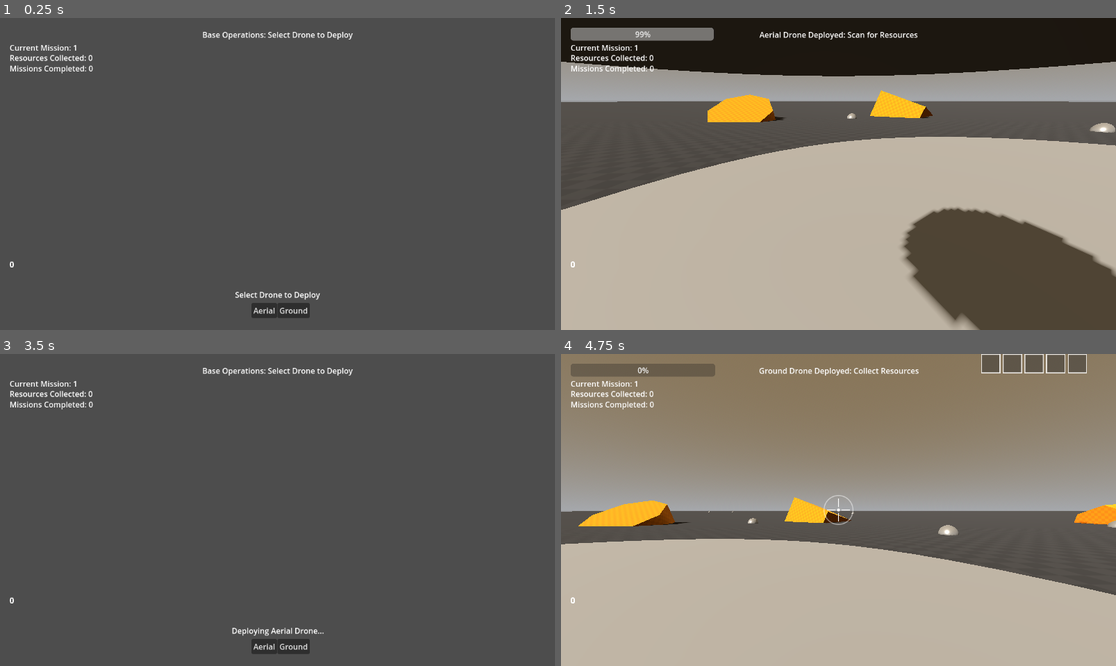
Above: before the commit, frames 1-4 (two rows, left to right).
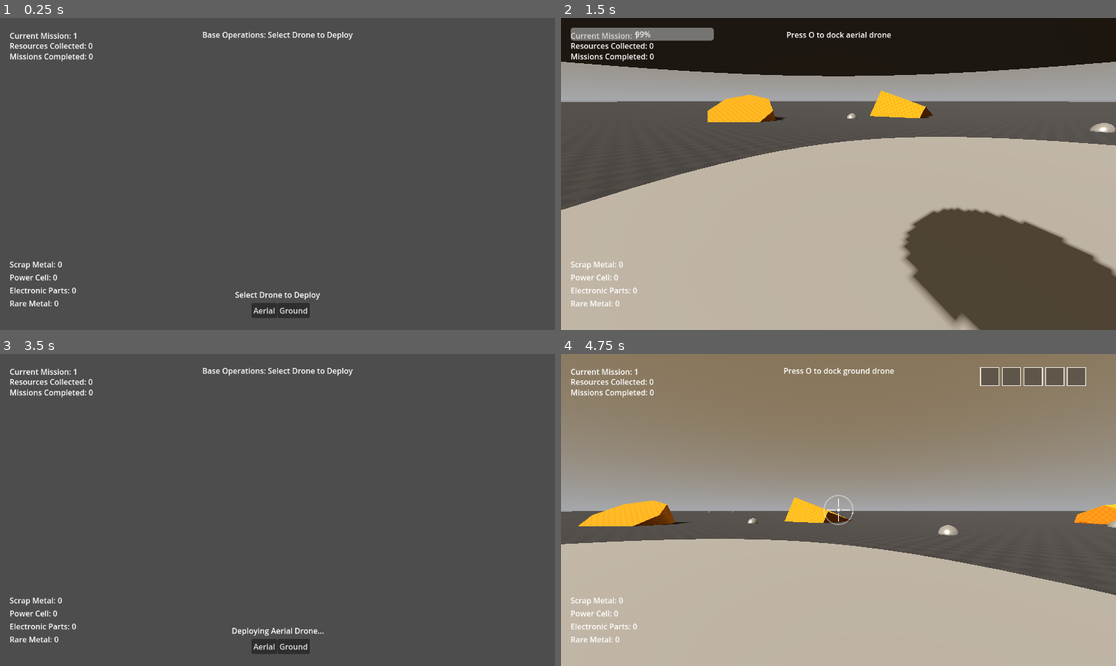
Above: after the commit, the same moments.

Repository: Triysle/drones
Game: Godot game, scene res://scenes/Main.tscn
Two runs of this game, one before a commit and one after it. Both use one fixed random seed, a clock stepped at 60 frames per second and the inputs below.
Inputs (mouse positions are in pixels of both pictures, inside the frame that each line leads up to):
- Up to frame 1 (0.25 s): no input
- Up to frame 2 (1.5 s): click "Aerial" at 0.5 s; tap O (dock) at 1.25, 1.35 s; move the mouse to (866, 174) at 1.27 s; hold W (move_forward) from 1.28 s (still down); click (866, 174) at 1.42 s
- Up to frame 3 (3.5 s): keep holding W (move_forward); tap O (dock) at 2, 2.3, 2.75, 2.85 s; move the mouse to (249, 510) at 2.02 s; tap Shift (ascend) at 2.1 s; move the mouse to (288, 503) at 2.77 s
- Up to frame 4 (4.75 s): move the mouse to (810, 572) at 3.52 s; tap R (recall_drone) at 3.6 s; click (810, 572) at 3.67 s; tap O (dock) at 3.8 s; release W (move_forward) at 4.25 s; click "Ground" at 4.25 s

The runs differ from the first frame. In frame 1, 1.1% of the frame differs, in the area x 1-17%, y 4-93%; in frame 2, 1.3%; in frame 3, 1.1%; in frame 4, 3.8%, in the area x 1-95%, y 0-93%.

Commit message:
0.0.19
docking fixes

Diff:
--- a/scenes/BaseStation.tscn
+++ b/scenes/BaseStation.tscn
@@ -54,25 +54,22 @@
 offset_right = 40.0
 offset_bottom = 40.0
 
-[node name="ScrapMetalCount" type="Label" parent="CanvasLayer/ResourceDisplay/ResourceCounts"]
+[node name="VBoxContainer" type="VBoxContainer" parent="CanvasLayer/ResourceDisplay/ResourceCounts"]
 layout_mode = 0
 offset_right = 40.0
-offset_bottom = 23.0
+offset_bottom = 40.0
 
-[node name="PowerCellCount" type="Label" parent="CanvasLayer/ResourceDisplay/ResourceCounts"]
-layout_mode = 0
-offset_right = 40.0
-offset_bottom = 23.0
+[node name="ScrapMetalCount" type="Label" parent="CanvasLayer/ResourceDisplay/ResourceCounts/VBoxContainer"]
+layout_mode = 2
 
-[node name="ElectronicPartsCount" type="Label" parent="CanvasLayer/ResourceDisplay/ResourceCounts"]
-layout_mode = 0
-offset_right = 40.0
-offset_bottom = 23.0
+[node name="PowerCellCount" type="Label" parent="CanvasLayer/ResourceDisplay/ResourceCounts/VBoxContainer"]
+layout_mode = 2
 
-[node name="RareMetalCount" type="Label" parent="CanvasLayer/ResourceDisplay/ResourceCounts"]
-layout_mode = 0
-offset_right = 40.0
-offset_bottom = 23.0
+[node name="ElectronicPartsCount" type="Label" parent="CanvasLayer/ResourceDisplay/ResourceCounts/VBoxContainer"]
+layout_mode = 2
+
+[node name="RareMetalCount" type="Label" parent="CanvasLayer/ResourceDisplay/ResourceCounts/VBoxContainer"]
+layout_mode = 2
 
 [node name="DeploymentPanel" type="Control" parent="CanvasLayer"]
 layout_mode = 3
--- a/scenes/GroundDrone.tscn
+++ b/scenes/GroundDrone.tscn
@@ -32,13 +32,6 @@
 
 [node name="CanvasLayer" type="CanvasLayer" parent="."]
 
-[node name="CargoIndicator" type="ProgressBar" parent="CanvasLayer"]
-custom_minimum_size = Vector2(300, 0)
-offset_left = 20.0
-offset_top = 20.0
-offset_right = 320.0
-offset_bottom = 47.0
-
 [node name="Crosshair" type="TextureRect" parent="CanvasLayer"]
 anchors_preset = 8
 anchor_left = 0.5
@@ -57,12 +50,12 @@
 visible = false
 
 [node name="CargoSlotsUI" parent="CanvasLayer" instance=ExtResource("4_otmn8")]
-anchors_preset = 1
-offset_left = -280.0
-offset_top = 0.0
-offset_right = 0.0
-offset_bottom = 60.0
+offset_left = -282.0
+offset_top = 27.0
+offset_right = -2.0
+offset_bottom = 87.0
 grow_vertical = 1
 
 [node name="ResourceInfoLabel" parent="CanvasLayer" instance=ExtResource("5_oweyx")]
-anchors_preset = 8
+offset_top = 51.0
+offset_bottom = 77.0
--- a/scenes/Main.tscn
+++ b/scenes/Main.tscn
@@ -1,9 +1,12 @@
-[gd_scene load_steps=5 format=3 uid="uid://cc1xo1ohutfl"]
+[gd_scene load_steps=6 format=3 uid="uid://cc1xo1ohutfl"]
 
 [ext_resource type="Script" uid="uid://bni2ha4odumw1" path="res://scripts/GameManager.gd" id="1_elqb8"]
 [ext_resource type="Script" uid="uid://b1rfndp28srso" path="res://scripts/MissionDisplay.gd" id="2_rvslj"]
 [ext_resource type="Script" uid="uid://dfr8exlb2wnab" path="res://scripts/HelpPanel.gd" id="3_rarhs"]
 [ext_resource type="PackedScene" uid="uid://btwyhctpeapm1" path="res://scenes/PauseMenu.tscn" id="4_rarhs"]
+
+[sub_resource type="Theme" id="Theme_rarhs"]
+default_font_size = 10
 
 [node name="GameManager" type="Node"]
 script = ExtResource("1_elqb8")
@@ -14,9 +17,9 @@
 layout_mode = 3
 anchors_preset = 0
 offset_left = 20.0
-offset_top = 50.0
+offset_top = 25.0
 offset_right = 320.0
-offset_bottom = 150.0
+offset_bottom = 125.0
 script = ExtResource("2_rvslj")
 
 [node name="MissionNumberLabel" type="Label" parent="CanvasLayer/MissionDisplay"]
@@ -52,6 +55,7 @@
 offset_bottom = 296.0
 grow_horizontal = 2
 grow_vertical = 2
+theme = SubResource("Theme_rarhs")
 script = ExtResource("3_rarhs")
 
 [node name="PauseMenu" parent="CanvasLayer" instance=ExtResource("4_rarhs")]
--- a/scripts/AerialDrone.gd
+++ b/scripts/AerialDrone.gd
@@ -35,6 +35,9 @@
 # Movement variables
 var input_dir: Vector2 = Vector2.ZERO
 var vertical_input: float = 0.0
+
+# Reference to base station
+var base_station = null
 
 func _ready():
 	# Initialize
@@ -196,6 +199,7 @@
 func update_battery_display():
 	# Update UI battery indicator
 	battery_indicator.value = current_battery
+	battery_indicator.max_value = max_battery
 
 func begin_scan():
 	current_state = DroneState.SCANNING
@@ -230,9 +234,11 @@
 	print("Marked location at: ", pos)
 
 func is_near_base():
-	# This would check distance to base in practice
-	# For now, we'll just return true when the dock key is pressed
-	return true
+	# Check if drone is near base station
+	if base_station:
+		var distance = global_position.distance_to(base_station.global_position)
+		return distance < 15.0  # Same as the docking_distance in BaseStation.gd
+	return false
 
 func complete_docking():
 	# Recharge battery
--- a/scripts/BaseStation.gd
+++ b/scripts/BaseStation.gd
@@ -3,6 +3,7 @@
 # Base Station Properties
 @export var aerial_drone_scene = load("res://scenes/AerialDrone.tscn")
 @export var ground_drone_scene = load("res://scenes/GroundDrone.tscn")
+@export var docking_distance: float = 15.0  # How close drones need to be to dock
 
 # Drone References
 var aerial_drone = null
@@ -61,6 +62,27 @@
 
 	print("Base station initialized")
 
+func _process(_delta):
+	# Check if drones are within docking range
+	if current_state != GameState.BASE_MANAGEMENT:
+		update_docking_status()
+
+func update_docking_status():
+	# Update status message based on drone proximity to base
+	if active_drone:
+		var distance = active_drone.global_position.distance_to(global_position)
+
+		if distance <= docking_distance:
+			if current_state == GameState.AERIAL_DEPLOYMENT:
+				mission_status.text = "Press O to dock aerial drone"
+			elif current_state == GameState.GROUND_DEPLOYMENT:
+				mission_status.text = "Press O to dock ground drone"
+		else:
+			if current_state == GameState.AERIAL_DEPLOYMENT:
+				mission_status.text = "Aerial Drone Deployed: Return to base to dock"
+			elif current_state == GameState.GROUND_DEPLOYMENT:
+				mission_status.text = "Ground Drone Deployed: Return to base to dock"
+
 func _input(event):
 	# Tab between management modes in base
 	if event.is_action_pressed("toggle_management_mode") and current_state == GameState.BASE_MANAGEMENT:
@@ -113,6 +135,9 @@
 	# Connect signals
 	aerial_drone.connect("docking_completed", Callable(self, "_on_aerial_drone_docked"))
 
+	# Pass base station reference to drone
+	aerial_drone.base_station = self
+
 	# Set as active drone
 	active_drone = aerial_drone
 
@@ -141,6 +166,9 @@
 	# Connect signals
 	ground_drone.connect("resources_delivered", Callable(self, "_on_resources_delivered"))
 
+	# Pass base station reference to drone
+	ground_drone.base_station = self
+
 	# Transfer waypoints from aerial drone if available
 	if aerial_drone:
 		ground_drone.set_waypoints(aerial_drone.marked_locations)
@@ -152,6 +180,11 @@
 	mission_status.text = "Ground Drone Deployed: Collect Resources"
 
 	print("Ground drone deployed - use WASD, F to interact with resources")
+
+func is_drone_in_docking_range(drone):
+	if drone:
+		return drone.global_position.distance_to(global_position) <= docking_distance
+	return false
 
 func recall_active_drone():
 	# Emergency recall function
--- a/scripts/GroundDrone.gd
+++ b/scripts/GroundDrone.gd
@@ -42,6 +42,7 @@
 var target_waypoint = null
 var waypoints = []  # Will be populated from aerial drone's marked locations
 var resource_in_sight: bool = false  # Track if we're looking at a resource
+var base_station = null
 
 func _ready():
 	# Initialize slot-based inventory
@@ -430,7 +431,7 @@
 func update_cargo_ui():
 	cargo_slots_ui.update_slots(cargo_slots)
 
-func process_docking(_delta):
+func process_docking(delta):
 	# Docking logic
 	velocity = Vector3.ZERO
 
@@ -442,11 +443,16 @@
 	complete_docking()
 
 func is_near_base():
-	# This would check distance to base in practice
-	# For now, return true when the dock key is pressed
-	return true
+	# Check if drone is near base station
+	if base_station:
+		var distance = global_position.distance_to(base_station.global_position)
+		return distance < 15.0  # Same as the docking_distance in BaseStation.gd
+	return false
 
 func complete_docking():
+	# Only process once - change state immediately to prevent multiple calls
+	current_state = DroneState.IDLE
+
 	# Process resources at base
 	if current_cargo_count > 0:
 		print("Unloading cargo:")
@@ -471,9 +477,6 @@
 		initialize_cargo_slots(max_cargo_slots)
 		current_cargo_count = 0
 
-	# Reset state
-	current_state = DroneState.IDLE
-
 	print("Docking complete, cargo unloaded")
 
 # Expand cargo capacity (called when upgrading)
--- a/scripts/ResourceDisplay.gd
+++ b/scripts/ResourceDisplay.gd
@@ -1,10 +1,10 @@
 extends Control
 
 # Resource display labels
-@onready var scrap_metal_label = $ResourceCounts/ScrapMetalCount
-@onready var power_cell_label = $ResourceCounts/PowerCellCount
-@onready var electronic_parts_label = $ResourceCounts/ElectronicPartsCount
-@onready var rare_metal_label = $ResourceCounts/RareMetalCount
+@onready var scrap_metal_label = $ResourceCounts/VBoxContainer/ScrapMetalCount
+@onready var power_cell_label = $ResourceCounts/VBoxContainer/PowerCellCount
+@onready var electronic_parts_label = $ResourceCounts/VBoxContainer/ElectronicPartsCount
+@onready var rare_metal_label = $ResourceCounts/VBoxContainer/RareMetalCount
 
 func _ready():
 	# Initialize with zeros
@@ -17,13 +17,13 @@
 func update_resource(resource_type, amount):
 	match resource_type:
 		"ScrapMetal":
-			scrap_metal_label.text = str(amount)
+			scrap_metal_label.text = "Scrap Metal: " + str(amount)
 		"PowerCell":
-			power_cell_label.text = str(amount)
+			power_cell_label.text = "Power Cell: " + str(amount)
 		"ElectronicParts":
-			electronic_parts_label.text = str(amount)
+			electronic_parts_label.text = "Electronic Parts: " + str(amount)
 		"RareMetal":
-			rare_metal_label.text = str(amount)
+			rare_metal_label.text = "Rare Metal: " + str(amount)
 
 # Update all resources at once
 func update_all(resources):
